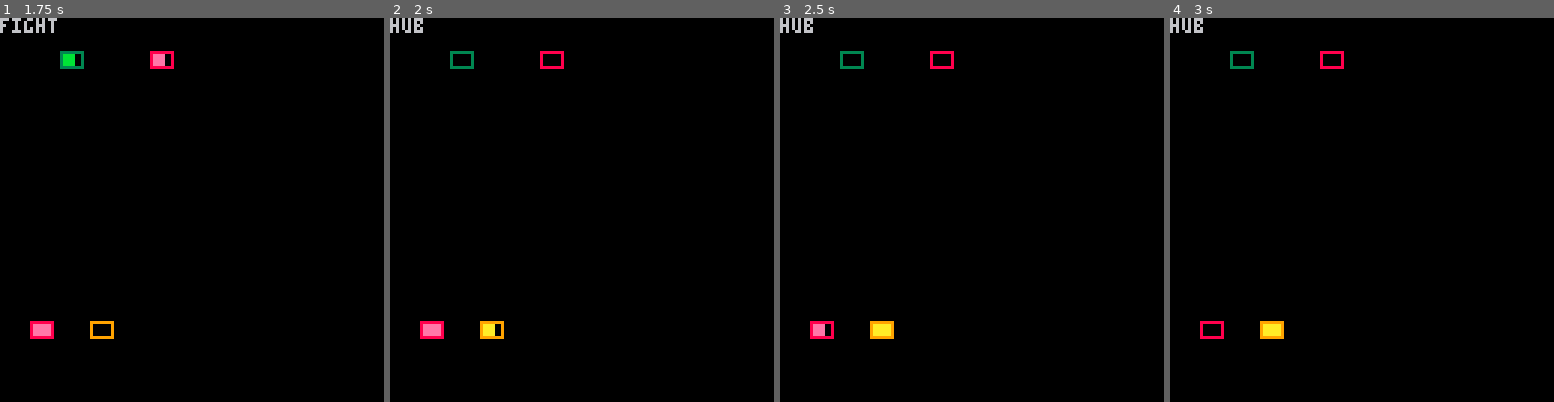
Above: before the commit, frames 1-4 (left to right).
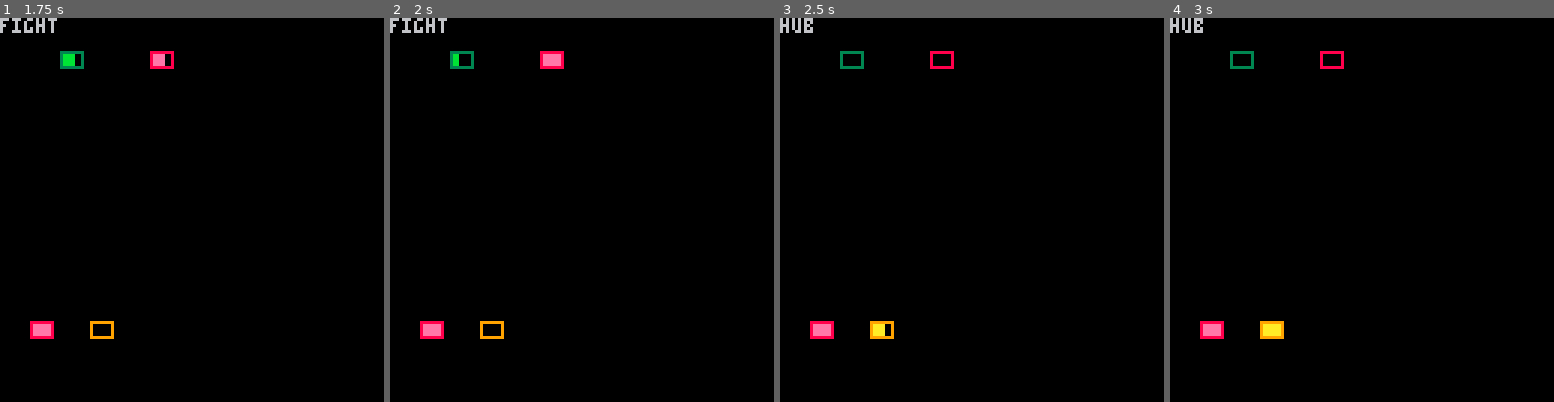
Above: after the commit, the same moments.

Repository: VedVid/IdleRPG
Game: PICO-8 cartridge idlerpg.p8
Two runs of this game, one before a commit and one after it. Both use one fixed random seed, a clock stepped at 60 frames per second and the inputs below.
Inputs:
- Up to frame 1 (1.75 s): tap O (Z key) at 0.7, 1.7 s
- Up to frame 2 (2 s): no input
- Up to frame 3 (2.5 s): tap O (Z key) at 2.1 s
- Up to frame 4 (3 s): tap O (Z key) at 2.5, 2.9 s

Frame 1 is identical in both runs. In frame 2, 0.5% of the frame differs, in the area x 0-45%, y 0-83%; in frame 3, 0.1%; in frame 4, 0.1%.

Commit message:
fighting issues resolved

Diff:
--- a/idlerpg.p8
+++ b/idlerpg.p8
@@ -14,6 +14,8 @@
   if (btn(4)) game_state = "fight"
  end
  if game_state == "fight" then
+  animate_bar(player.attack_bar)
+  animate_bar(enemy.attack_bar)
   fight(player, enemy)
  end
  player.hp_bar.frame =
@@ -22,8 +24,6 @@
  player.xp_bar.frame =
   calc_static_bar(player.current_xp,
                   player.xp_to_lvl_up)
- animate_bar(player.attack_bar)
- animate_bar(enemy.attack_bar)
 end
 
 function _draw()
@@ -35,26 +35,21 @@
  draw_bar(enemy.attack_bar)
 end
 -->8
-function make_progress_bar(x, y, sprites, anim_speed, updates_when)
+function make_progress_bar(x, y, sprites, anim_speed)
  local bar={}
-
  bar.x = x
  bar.y = y
  bar.sprites = sprites
  bar.anim_speed = anim_speed
- bar.updates_when = updates_when
  bar.tick = 0
  bar.frame = 1
-
  return bar
 end
 
 function animate_bar(bar)
- if game_state == bar.updates_when then
-  bar.tick = (bar.tick+1) % bar.anim_speed
-  if (bar.tick==0) then
-   bar.frame = (bar.frame%#bar.sprites)+1
-  end
+ bar.tick = (bar.tick+1) % bar.anim_speed
+ if (bar.tick==0) then
+  bar.frame = (bar.frame%#bar.sprites)+1
  end
 end
 
@@ -80,17 +75,16 @@
  player.attack_bar =
   make_progress_bar(20, 10,
                     {9,10,11,12},
-                    player.attack_speed,
-                    "fight")
+                    player.attack_speed)
  player.hp_bar =
   make_progress_bar(10, 100,
                     {5,6,7,8},
-                    0, "")
+                    0)
  player.hp_bar.frame = 4
  player.xp_bar =
   make_progress_bar(30, 100,
                     {1,2,3,4},
-                    0, "")
+                    0)
  return player
 end
 
@@ -119,29 +113,36 @@
  enemy.attack_bar =
   make_progress_bar(50, 10,
                     {5,6,7,8},
-                    enemy.attack_speed,
-                    "fight")
+                    enemy.attack_speed)
  return enemy
 end
 
 function fight(player, enemy)
+ local all_alive = true
  if (player.current_hp <= 0 or
      enemy.current_hp <= 0) then
-  game_state = "hub"
+  all_alive = false
  end
- if (player.attack_bar.frame == 1 and
-     player.attack_bar.tick == 0) then
-  enemy.current_hp -= flr(rnd(player.damage+1))
+ if all_alive == true then
+  if (player.attack_bar.frame == 1 and
+      player.attack_bar.tick == 0) then
+   enemy.current_hp -= flr(rnd(player.damage+1))
+  end
  end
  if (enemy.current_hp <= 0) then
   player.current_xp += enemy.xp
-  game_state = "hub"
+  all_alive = false
  end
- if (enemy.attack_bar.frame == 1 and
-     player.attack_bar.tick == 0) then
-  player.current_hp -= flr(rnd(enemy.damage+1))
+ if all_alive == true then
+  if (enemy.attack_bar.frame == 1 and
+      player.attack_bar.tick == 0) then
+   player.current_hp -= flr(rnd(enemy.damage+1))
+  end
  end
  if (player.current_hp <= 0) then
+  all_alive = false
+ end
+ if all_alive == false then
   game_state = "hub"
  end
 end
